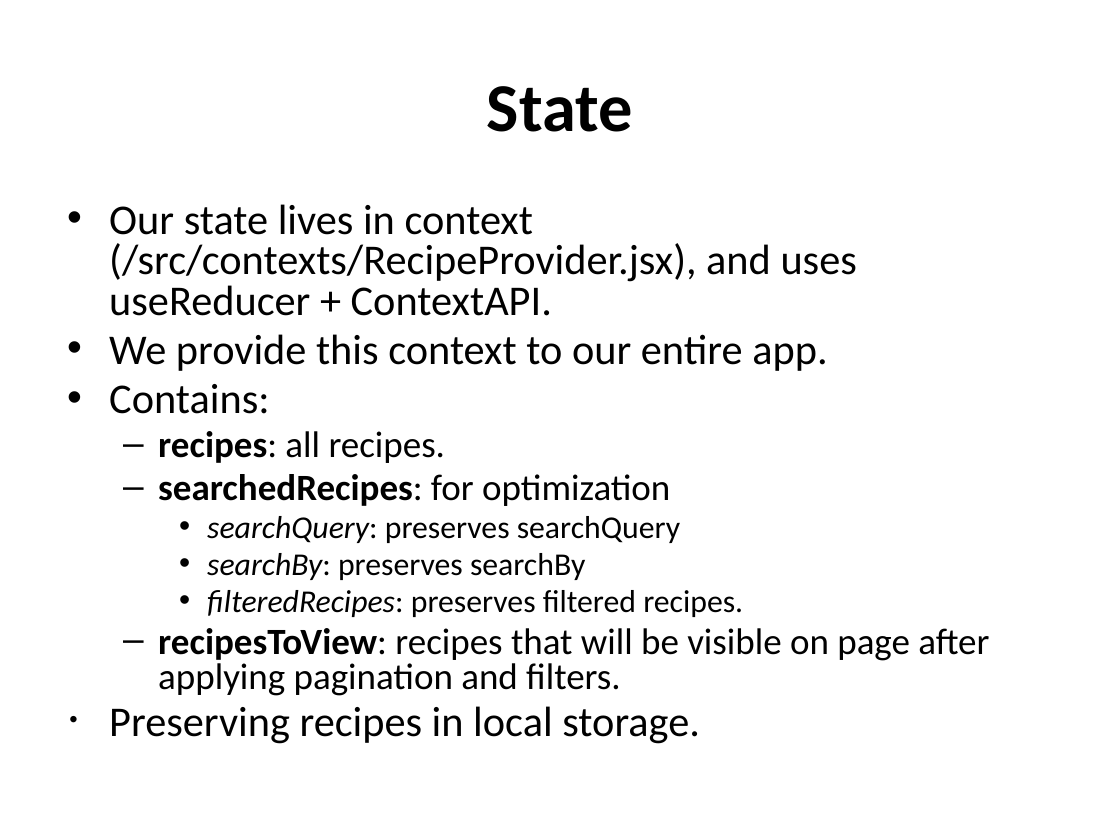
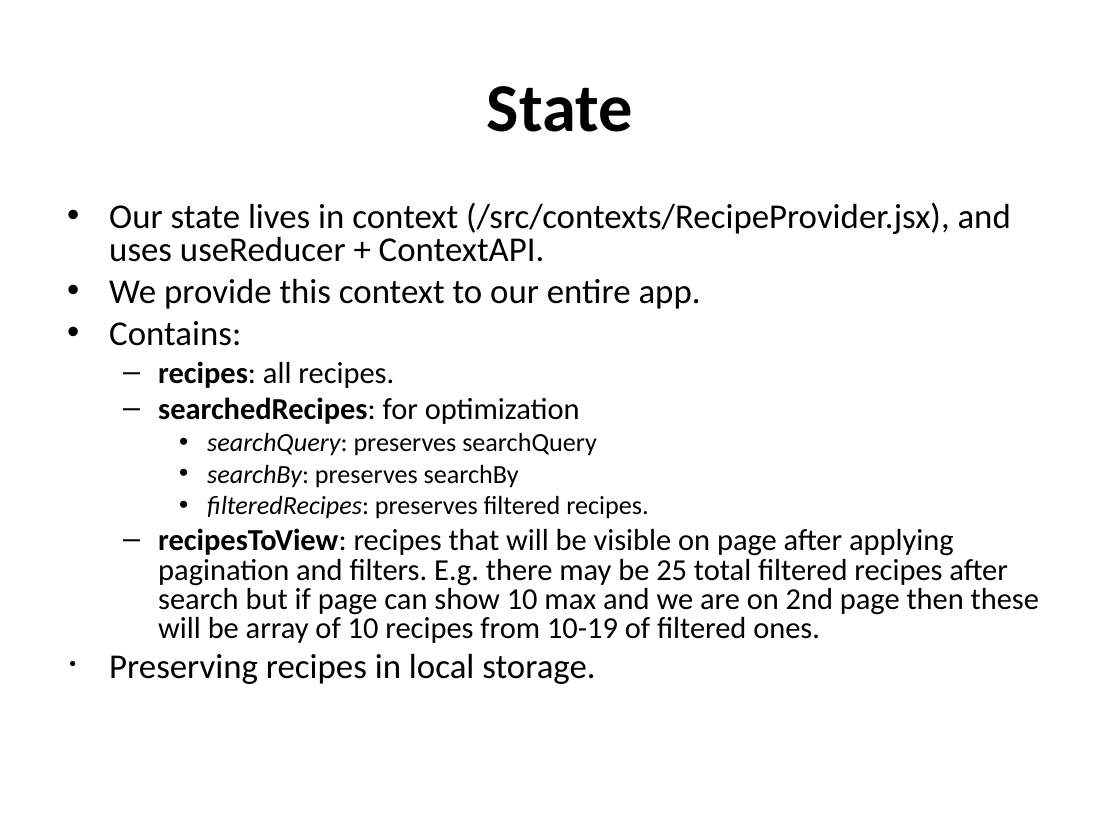
Before and after one commit to RamandeepChamba/recipe-book, a slide deck: slide 7 of readme.pptx. Drawn at 1120x840 pixels with LibreOffice and Linux fonts; fonts in the diff are those of the drawing. Boxes give left, top, right and bottom in pixels: in the first picture for what was removed or moved away, otherwise in the second. Text is boxed around its words. In the diff, an @@ line names an element or a change of style, - is before the commit and + after.

```diff
--- a/readme.pptx
+++ b/readme.pptx
@@ text at (109, 202, 1011, 684): size 27.2 to 22.4 pt in "Our state lives in context (/src/contexts/RecipeProvider.jsx ...", "We provide this context to our entire ...", "Contains:", "Preserving recipes in local storage."; size 23.8 to 19.6 pt in "recipes: all recipes.", "searchedRecipes: for optimization"; size 20.4 to 16.8 pt in "searchQuery: preserves searchQuery", "searchBy: preserves searchBy", "filteredRecipes: preserves filtered recipes." @@
@@ text at (158, 528, 1039, 643): text changed; size 23.8 to 19.6 pt @@
-  – recipesToView: recipes that will be visible on page after applying pagination and filters.
+  – recipesToView: recipes that will be visible on page after applying pagination and filters. E.g. there may be 25 total filtered recipes after search but if page can show 10 max and we are on 2nd page then these will be array of 10 recipes from 10-19 of filtered ones.
```
Also in this commit, not shown: 2 other slides changed, 10 slides added.
